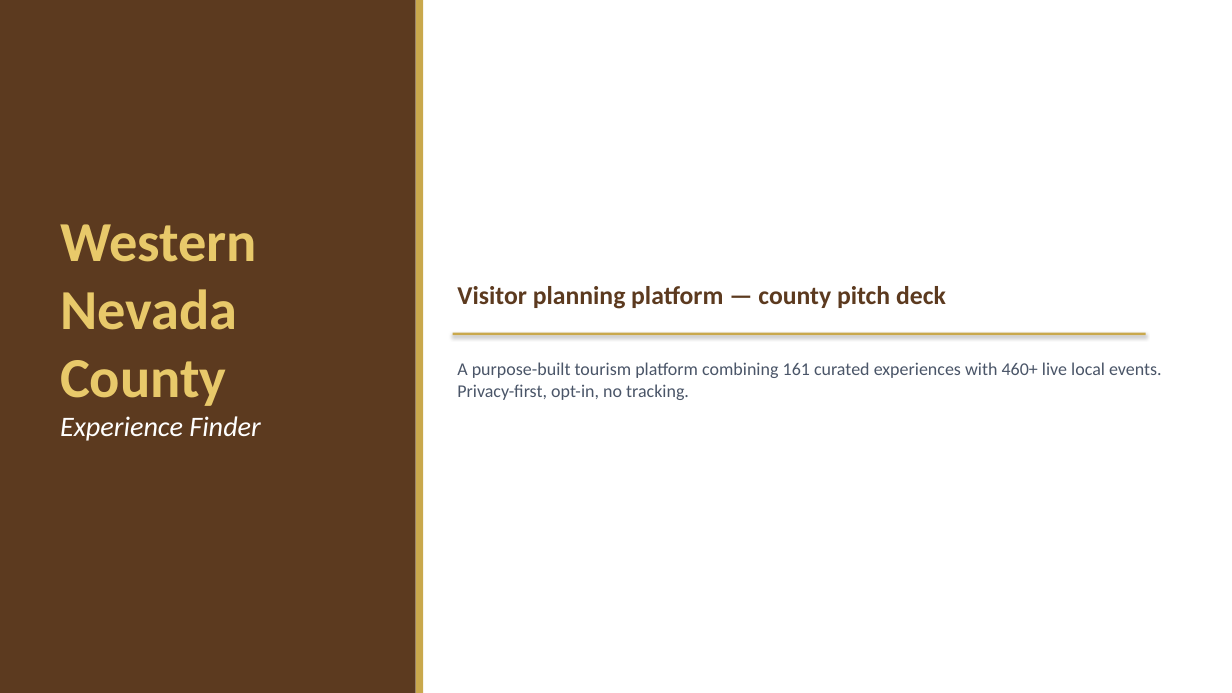
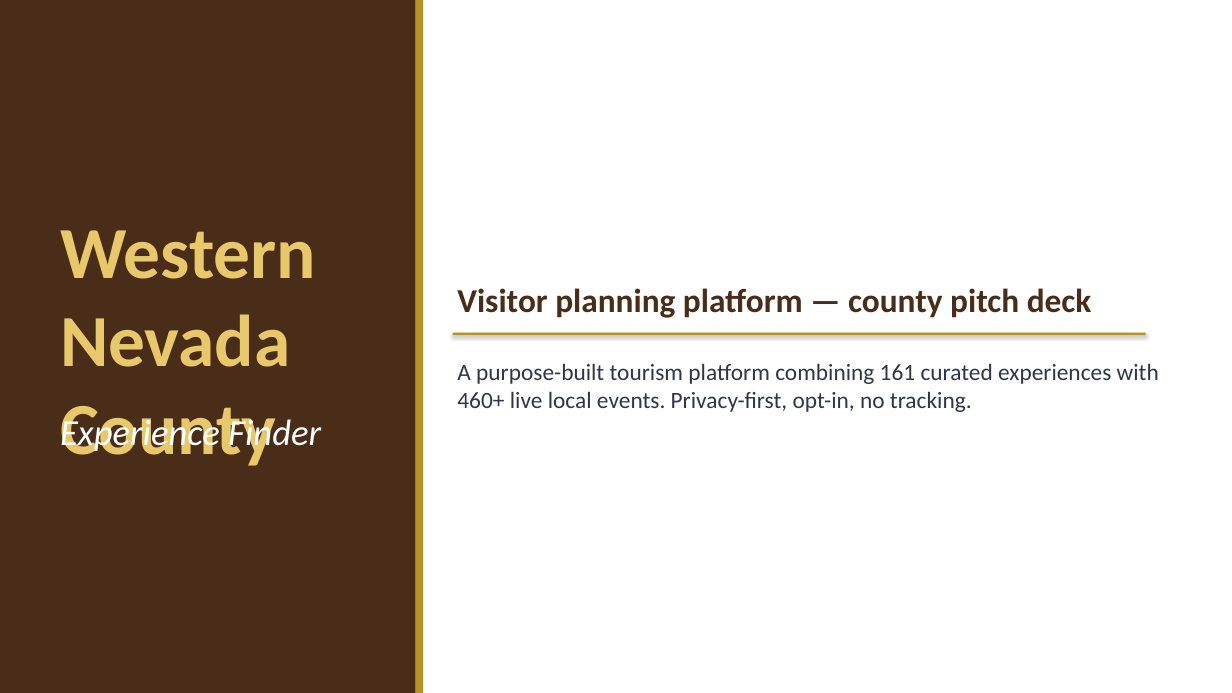
Before and after one commit to liammlrb-eng/nevada-county-experiences, a slide deck: slide 1 of demo_pitch.pptx. Drawn at 1232x693 pixels with LibreOffice and Linux fonts; fonts in the diff are those of the drawing. Boxes give left, top, right and bottom in pixels: in the first picture for what was removed or moved away, otherwise in the second. Text is boxed around its words. In the diff, an @@ line names an element or a change of style, - is before the commit and + after.

Commit message:
Pitch deck: saturate palette + 30% font bump
Two coordinated changes to address 'drab + too small' on projector:

PALETTE
- GOLD #C9A84C -> #B8941A — richer, more saturated; less brown-yellow,
  matches the website's recent color refresh.
- BROWN #5C3A1F -> #4A2D18 — deeper for stronger header contrast on
  cream backgrounds.
- SLATE #4A5568 -> #2D3748 — darker body text; same shift we just
  shipped on the site.
- Added RUST #8B4A2A and FOREST #3A5A3A as secondary accents (not yet
  applied anywhere — available for hand-tuning long slides on the
  next pass).

FONTS
- New FONT_SCALE = 1.30 constant. Every font.size = Pt(...) site
  multiplies through it, so a single number controls deck legibility.
  Effective sizes: 8 -> 10.4, 10 -> 13, 12 -> 15.6, 14 -> 18.2,
  32 -> 41.6 (title). Subtitle and dense slides especially benefit.

```diff
--- a/demo_pitch.pptx
+++ b/demo_pitch.pptx
@@ rectangle at [0,0,416,693]: fill #5C3A1F to #4A2D18 @@
@@ rectangle at [416,0,423,693]: fill #C9A84C to #B8941A @@
@@ text "Western Nevada County" at [60,230,316,466]: size 44 to 57.2 pt @@
@@ text "Visitor planning platform — county ..." at [457,288,1092,318]: size 20 to 26 pt, text colour #5C3A1F to #4A2D18 @@
@@ text "A purpose-built tourism platform combining ..." at [457,363,1159,412]: size 14 to 18.2 pt, text colour #4A5568 to #2D3748 @@
@@ rectangle at [453,333,1146,335]: fill #C9A84C to #B8941A @@
@@ text "Experience Finder" at [60,414,321,454]: size 22 to 28.6 pt @@
```
Also in this commit, not shown: 14 other slides changed, 2 other files.
